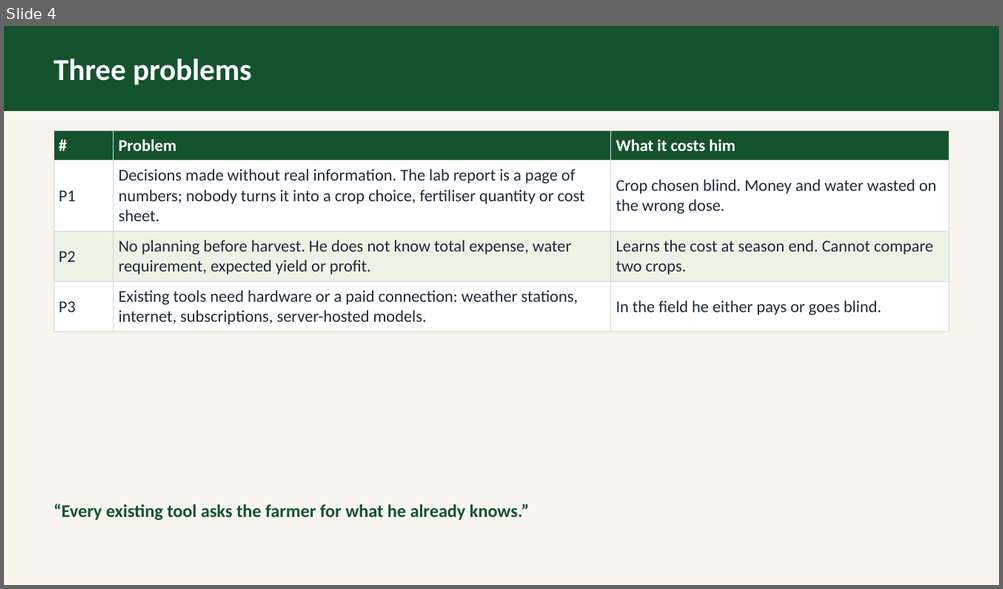
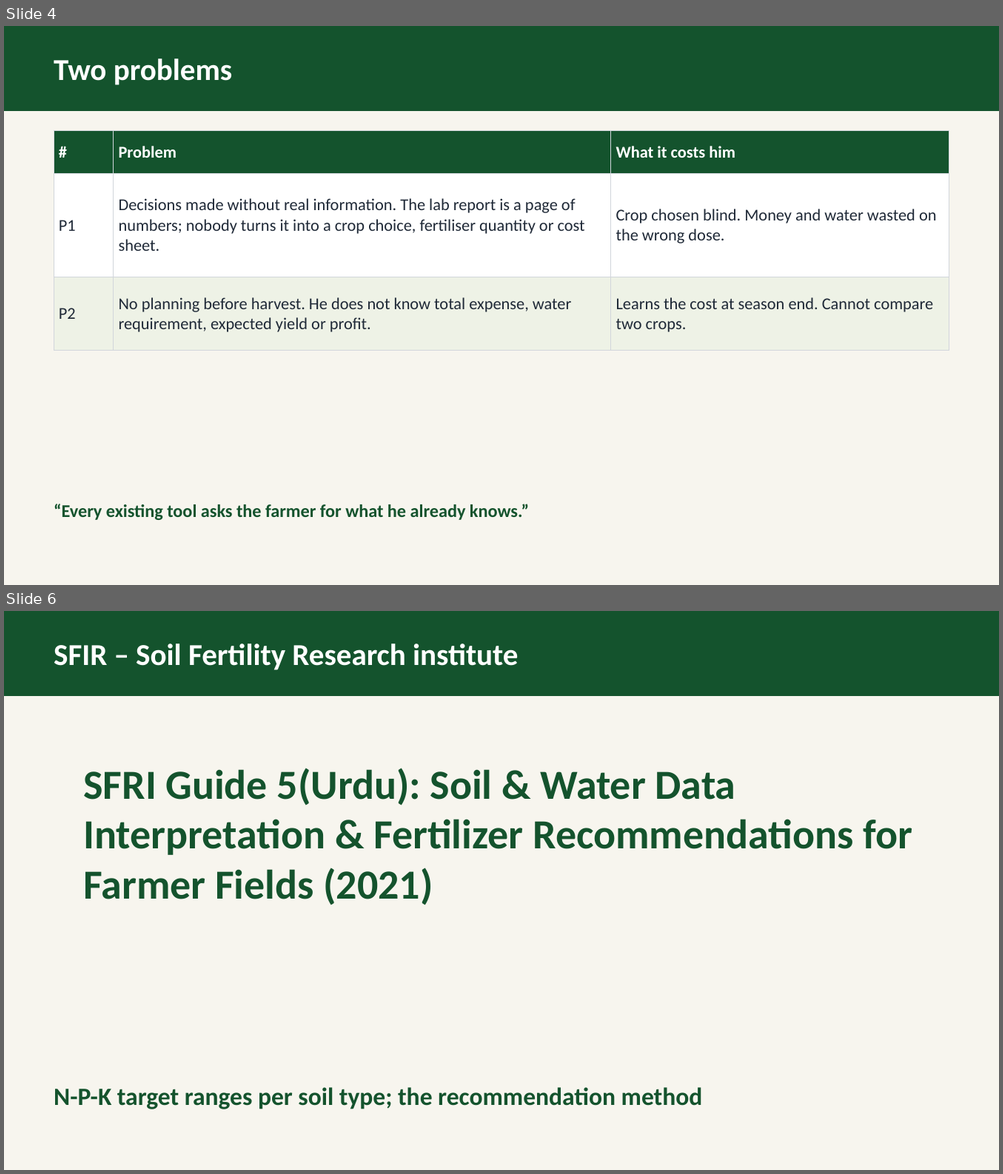
Before and after one commit to abdullahmunir139/my-fyp, a slide deck: deliverables/proposal/ppt/group_2_AgriPulse_Soil-Test_Driven_Farm_Planner.pptx. Shown one above the other, each under a label of ours: slide 4 before the commit, slides 4 and 6 after it; the slides between them are not shown. The pictures are 1003x589 and 1003x1174 pixels, drawn with LibreOffice and Linux fonts; fonts in the diff are those of the drawing. Boxes give left, top, right and bottom in pixels: in the first picture for what was removed or moved away, otherwise in the second. Text is boxed around its words. In the diff, an @@ line names an element or a change of style, - is before the commit and + after.

Commit message:
Update AgriPulse Soil-Test Driven Farm Planner documents: modify ODP, PDF, and PPTX files

```diff
--- a/deliverables/proposal/ppt/group_2_AgriPulse_Soil-Test_Driven_Farm_Planner.pptx
+++ b/deliverables/proposal/ppt/group_2_AgriPulse_Soil-Test_Driven_Farm_Planner.pptx
@@ slide 6 added at (4,611,999,1170), background #F7F5EE @@
@@ rectangle added at (4,611,999,695), fill #14532D, outline #14532D 0.99 pt @@
@@ text added at (54,644,518,670), 22 pt, text #FFFFFF, bold @@
+SFIR – Soil Fertility Research institute
@@ text added at (84,768,912,906), 30 pt, text #14532D, bold @@
+SFRI Guide 5(Urdu): Soil & Water Data Interpretation & Fertilizer Recommendations for Farmer Fields (2021)
@@ text added at (54,1088,703,1110), 18 pt, text #14532D, bold @@
+N-P-K target ranges per soil type; the recommendation method
@@ slide 4 changed as well @@
@@ rectangle at (4,26,999,110): outline #14532D 1 pt to #14532D 0.99 pt @@
@@ text at (54,59,232,85): text changed @@
-Three problems
+Two problems
@@ table at (54,130,949,350) @@
-row 4: P3 | Existing tools need hardware or a paid connection: weather stations, internet, subscriptions, server-hosted models. | In the field he either pays or goes blind.
```
Also in this commit, not shown: 9 other slides changed, 1 other slide added, 8 slides removed, 2 other files.
